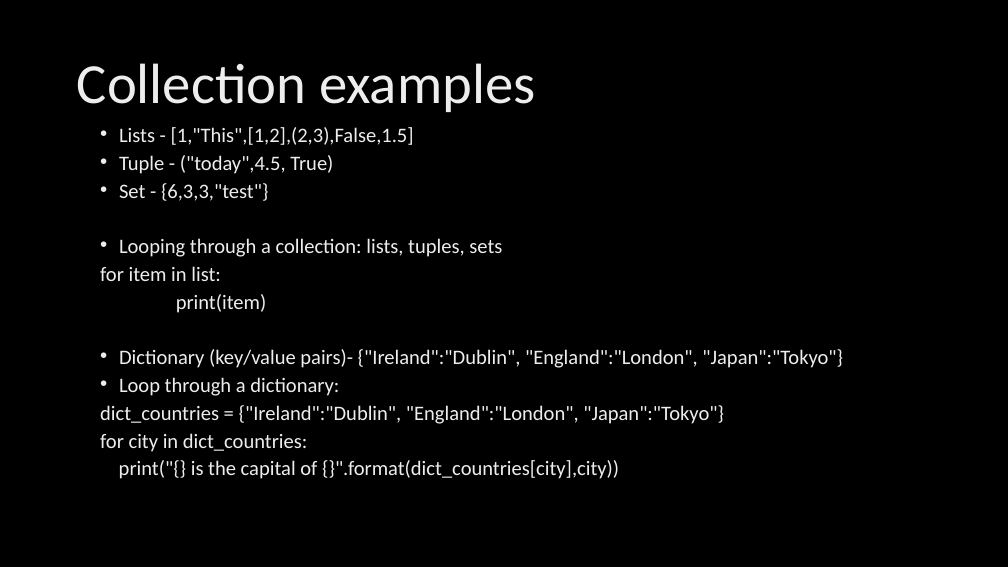
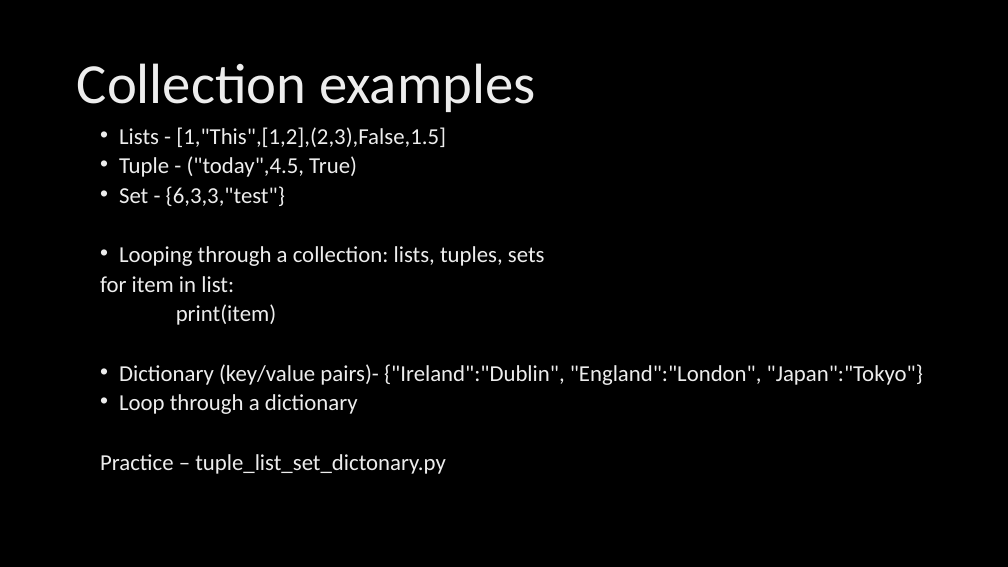
Before and after one commit to LaurentZuijdwijk/stst-array-kata, a slide deck: slide 8 of Python CodeKata.pptx. Drawn at 1008x567 pixels with LibreOffice and Linux fonts; fonts in the diff are those of the drawing; background and template pictures are left out. Boxes give left, top, right and bottom in pixels: in the first picture for what was removed or moved away, otherwise in the second. Text is boxed around its words. In the diff, an @@ line names an element or a change of style, - is before the commit and + after.

Commit message:
Updated file.

```diff
--- a/Python CodeKata.pptx
+++ b/Python CodeKata.pptx
@@ text at (100, 127, 923, 385): size 19.6 to 21.7 pt in "Lists - [1,"This",[1,2],(2,3),False,1.5]", "Tuple - ("today",4.5, True)", "Set - {6,3,3,"test"}", "Looping through a collection: lists, tuples, sets" and 3 more places @@
@@ text at (100, 394, 446, 474): text changed; size 19.6 to 21.7 pt @@
-• Loop through a dictionary:
-dict_countries = {"Ireland":"Dublin", "England":"London", "Japan":"Tokyo"}
-for city in dict_countries:
-print("{} is the capital of {}".format(dict_countries[city],city))
+• Loop through a dictionary
+Practice – tuple_list_set_dictonary.py
```
Also in this commit, not shown: 8 other slides changed.
